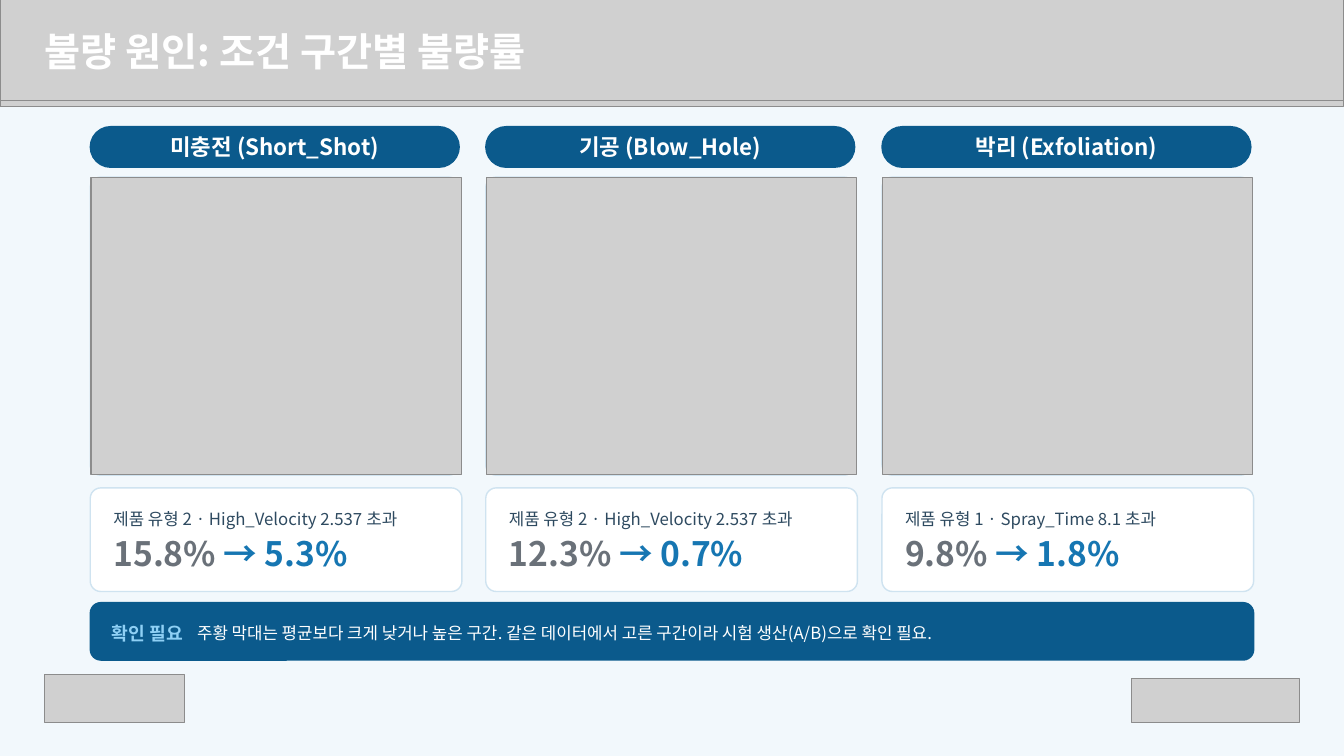
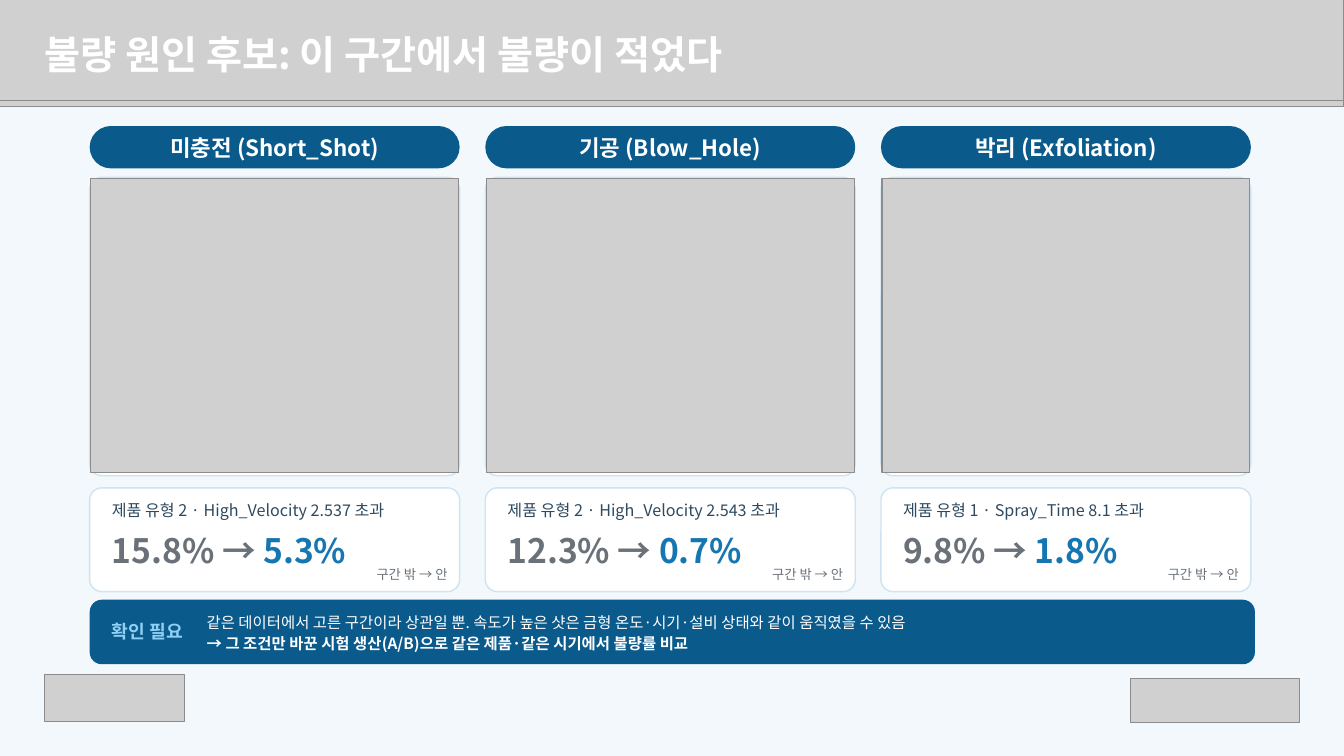
Before and after one commit to hajin-eng/team1-deeplearning, a slide deck: slide 10 of 최종프로젝트_학생배포/보고서/발표자료_1조.pptx (slide 9 before the commit). Drawn at 1344x756 pixels with LibreOffice and Linux fonts; fonts in the diff are those of the drawing; grey boxes stand for pictures. Boxes give left, top, right and bottom in pixels: in the first picture for what was removed or moved away, otherwise in the second. Text is boxed around its words. In the diff, an @@ line names an element or a change of style, - is before the commit and + after.

Commit message:
README·requirements 추가, 발표 자료를 최종본으로 교체, 옛 웹 보고서와 절대경로 스크립트 삭제

```diff
--- a/최종프로젝트_학생배포/보고서/발표자료_1조.pptx
+++ b/최종프로젝트_학생배포/보고서/발표자료_1조.pptx
@@ text "불량 원인 후보: 이 구간에서 ..." at [44, 36, 723, 72]: vertical alignment top to middle @@
@@ text at [44, 36, 723, 72]: text changed @@
-불량 원인: 조건 구간별 불량률
+불량 원인 후보: 이 구간에서 불량이 적었다
@@ proportions changed in 7 elements at [486, 177, 856, 476], [881, 177, 1251, 476], [90, 177, 460, 476], [486, 488, 856, 592], [90, 600, 1255, 664], [881, 488, 1251, 592], [90, 488, 460, 592] @@
@@ text "제품 유형 2 · High_Velocity ...": place and size @@
-text "제품 유형 2 · High_Velocity ..." at [113, 511, 397, 529]
+text "제품 유형 2 · High_Velocity ..." at [112, 502, 385, 520]
@@ text "제품 유형 2 · High_Velocity ..." at [112, 502, 385, 520]: size 12 to 11.5 pt; line spacing 16.8pt to 1.1 @@
@@ text at [507, 502, 780, 520]: text changed; size 12 to 11.5 pt @@
-제품 유형 2 · High_Velocity 2.537 초과
+제품 유형 2 · High_Velocity 2.543 초과
@@ text "제품 유형 1 · Spray_Time ...": place and size @@
-text "제품 유형 1 · Spray_Time ..." at [905, 511, 1156, 529]
+text "제품 유형 1 · Spray_Time ..." at [903, 502, 1144, 520]
@@ text "제품 유형 1 · Spray_Time ..." at [903, 502, 1144, 520]: size 12 to 11.5 pt; line spacing 16.8pt to 1.1 @@
@@ text colour #1676B2 to #6A7179 in "→"; line spacing 28.8pt to 1.1 in 3 elements at [112, 537, 346, 564], [507, 537, 742, 564], [903, 537, 1118, 564] @@
@@ text added at [377, 568, 447, 580], 9.5 pt, text #6A7179 @@
+구간 밖 → 안
@@ text added at [772, 568, 843, 580], 9.5 pt, text #6A7179 @@
+구간 밖 → 안
@@ text added at [1168, 568, 1239, 580], 9.5 pt, text #6A7179 @@
+구간 밖 → 안
@@ rounded rectangle: place and size @@
-rounded rectangle at [90, 602, 1255, 660]
+rounded rectangle at [90, 600, 1255, 664]
@@ text "확인 필요" at [112, 622, 182, 640]: line spacing 18.2pt to 1.1 @@
@@ text at [207, 615, 905, 654]: text changed; size 12 to 11 pt @@
-주황 막대는 평균보다 크게 낮거나 높은 구간. 같은 데이터에서 고른 구간이라 시험 생산(A/B)으로 확인 필요.
+같은 데이터에서 고른 구간이라 상관일 뿐. 속도가 높은 샷은 금형 온도·시기·설비 상태와 같이 움직였을 수 있음
+→ 그 조건만 바꾼 시험 생산(A/B)으로 같은 제품·같은 시기에서 불량률 비교
@@ text "같은 데이터에서 고른 구간이라 상관일 ..." at [207, 615, 905, 654]: vertical alignment top to middle @@
```
Also in this commit, not shown: 11 other slides changed, 8 slides added, 1 slide removed, 7 other files.
